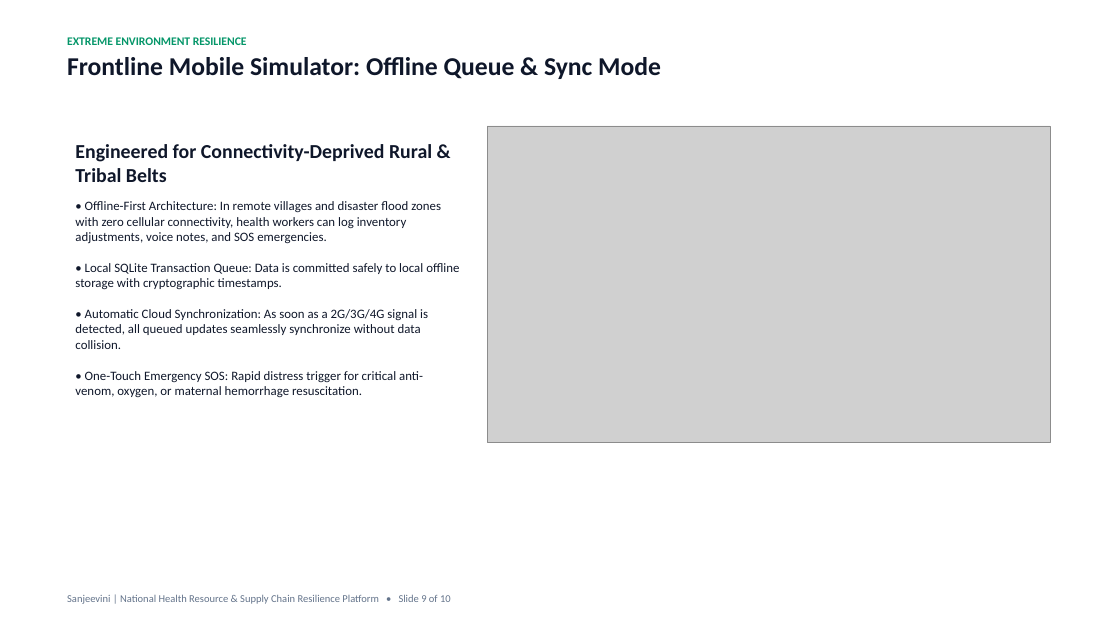
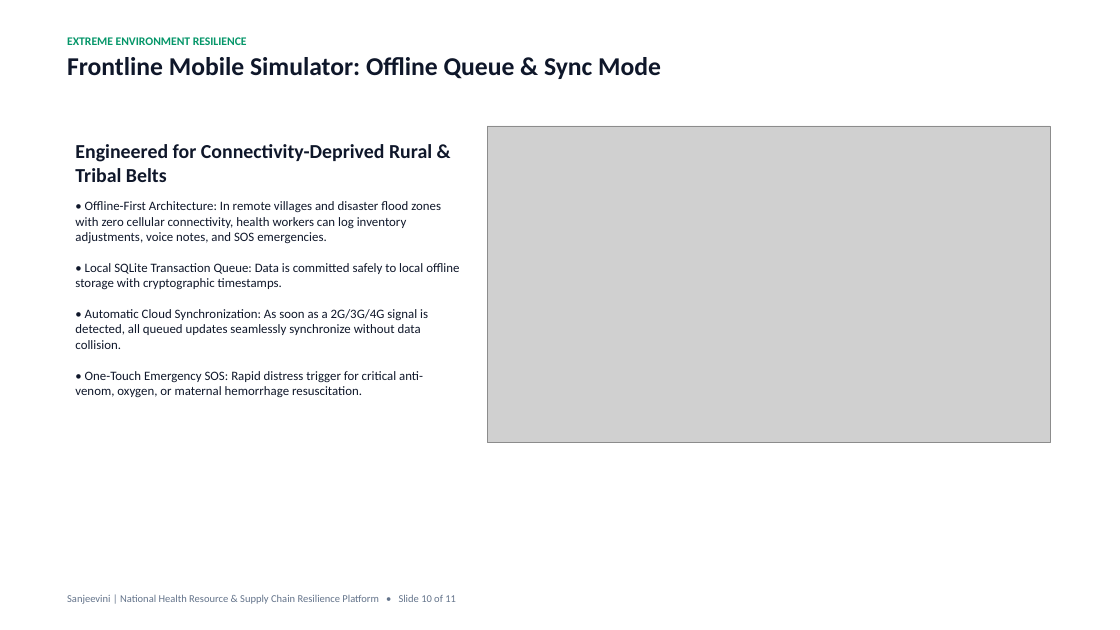
Before and after one commit to chiraghs/Sanjeevini, a slide deck: slide 10 of Pitch-DECK/Sanjeevini-Pitch-Deck.pptx (slide 9 before the commit). Drawn at 1120x630 pixels with LibreOffice and Linux fonts; fonts in the diff are those of the drawing; grey boxes stand for pictures. Boxes give left, top, right and bottom in pixels: in the first picture for what was removed or moved away, otherwise in the second. Text is boxed around its words. In the diff, an @@ line names an element or a change of style, - is before the commit and + after.

```diff
--- a/Pitch-DECK/Sanjeevini-Pitch-Deck.pptx
+++ b/Pitch-DECK/Sanjeevini-Pitch-Deck.pptx
@@ text at (x1=67, y1=594, x2=456, y2=604): text changed @@
-Sanjeevini | National Health Resource & Supply Chain Resilience Platform • Slide 9 of 10
+Sanjeevini | National Health Resource & Supply Chain Resilience Platform • Slide 10 of 11
```
Also in this commit, not shown: 9 other slides changed, 1 slide added, 3 other files.
